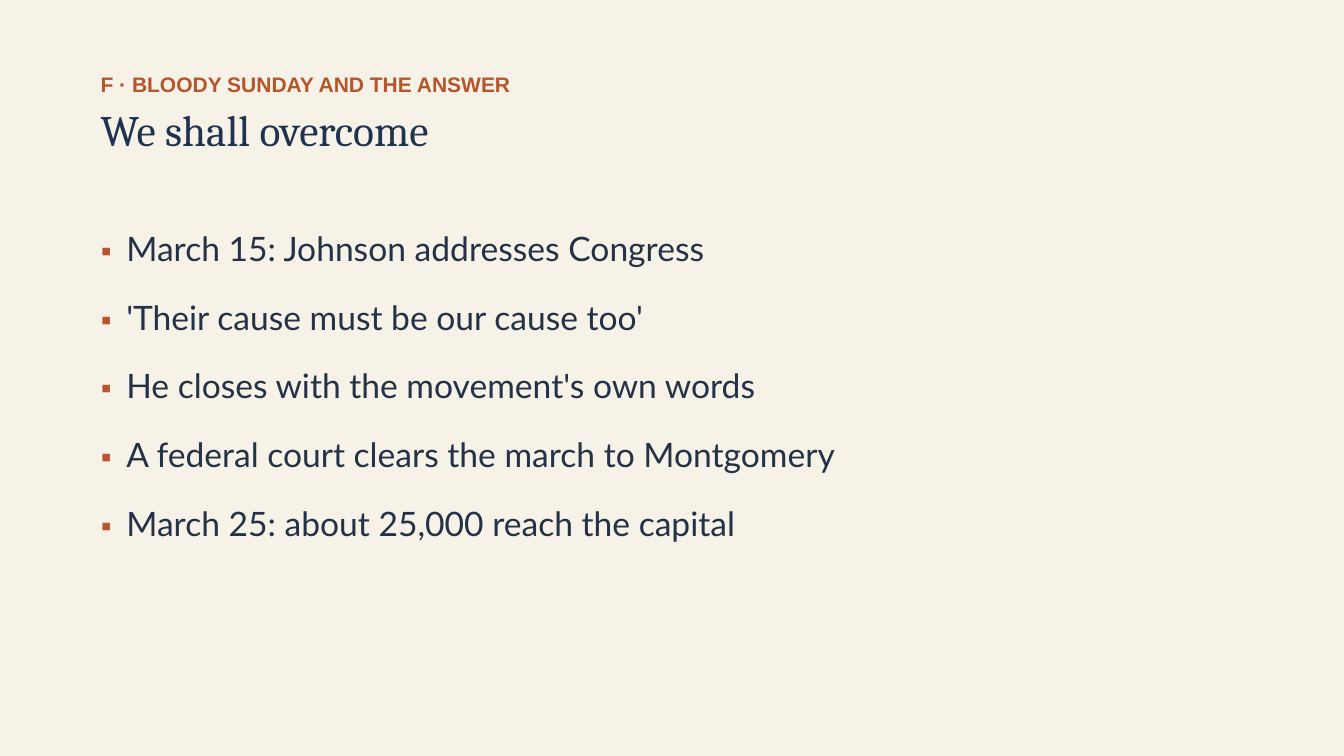
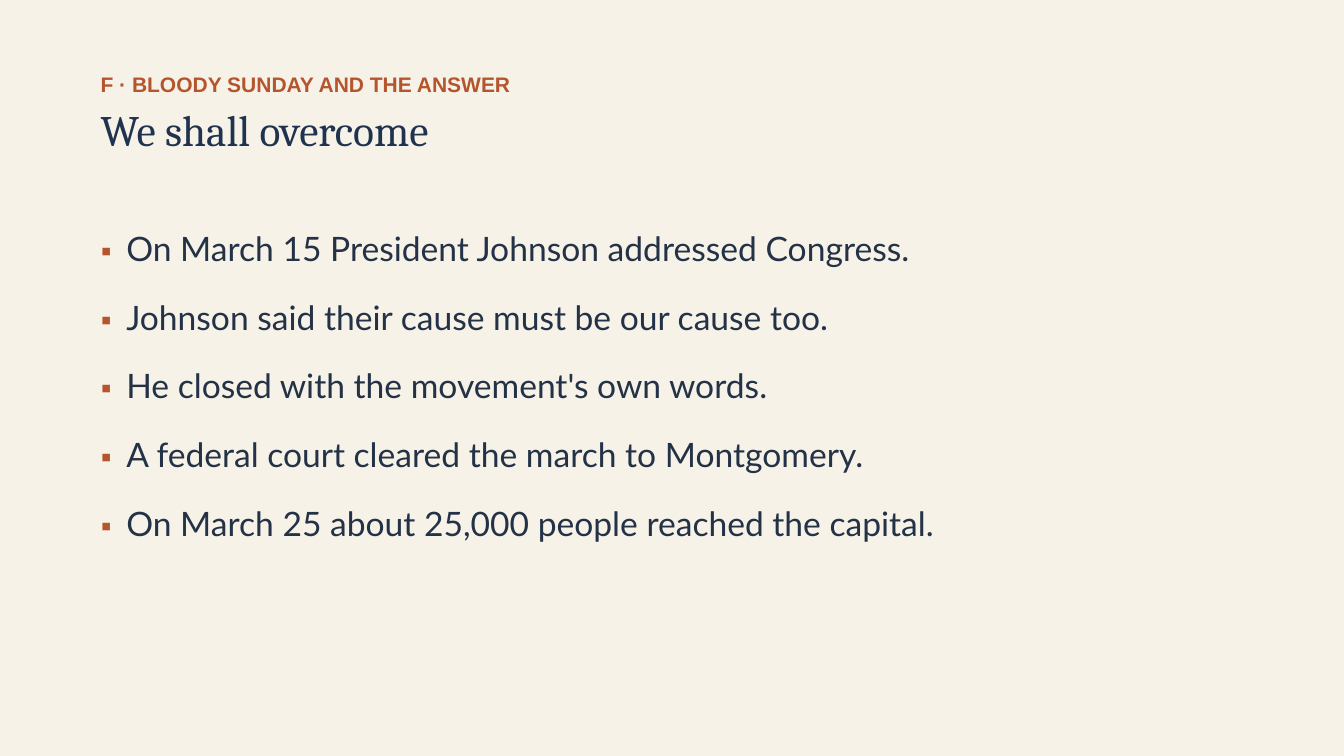
Before and after one commit to ab17gthb/humanities-curriculum-group, a slide deck: slide 19 of civil-rights/lesson-06/lesson-06-slides.pptx. Drawn at 1344x756 pixels with LibreOffice and Linux fonts; fonts in the diff are those of the drawing. Boxes give left, top, right and bottom in pixels: in the first picture for what was removed or moved away, otherwise in the second. Text is boxed around its words. In the diff, an @@ line names an element or a change of style, - is before the commit and + after.

```diff
--- a/civil-rights/lesson-06/lesson-06-slides.pptx
+++ b/civil-rights/lesson-06/lesson-06-slides.pptx
@@ text at bbox=[126, 236, 934, 542]: text changed @@
-▪ March 15: Johnson addresses Congress
-▪ 'Their cause must be our cause too'
-▪ He closes with the movement's own words
-▪ A federal court clears the march to Montgomery
-▪ March 25: about 25,000 reach the capital
+▪ On March 15 President Johnson addressed Congress.
+▪ Johnson said their cause must be our cause too.
+▪ He closed with the movement's own words.
+▪ A federal court cleared the march to Montgomery.
+▪ On March 25 about 25,000 people reached the capital.
```
Also in this commit, not shown: 9 other slides changed, 6 other files.
